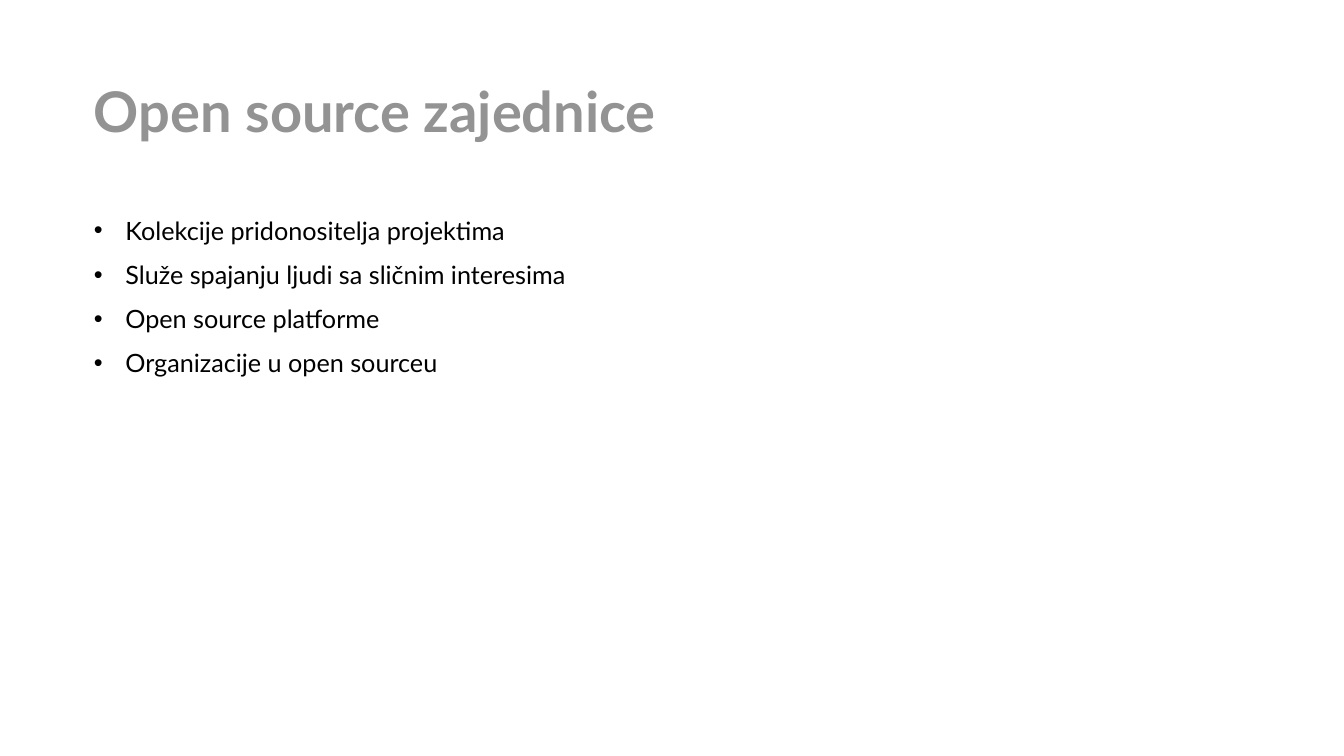
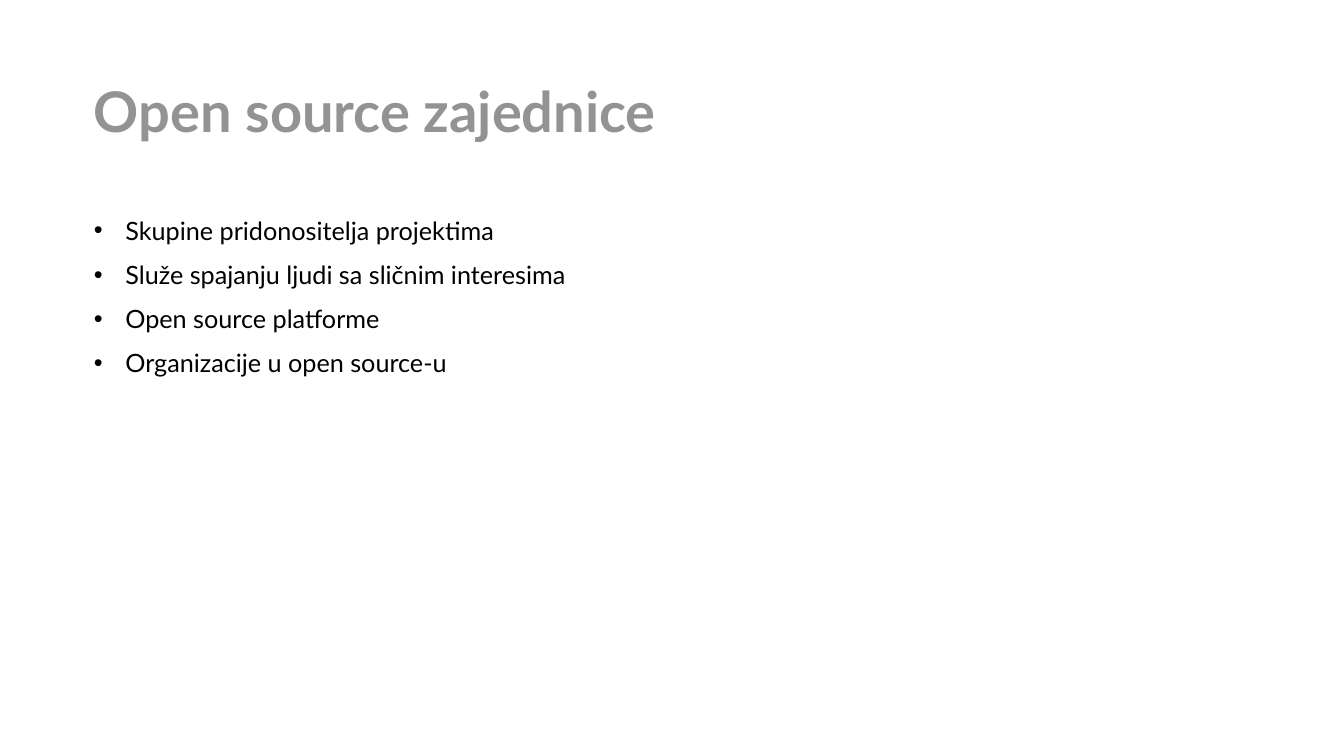
Before and after one commit to CvetkovskiIvor/ProgramskoInzenjerstvoSeminar, a slide deck: slide 5 of Open Source Prezentacija.pptx. Drawn at 1344x756 pixels with LibreOffice and Linux fonts; fonts in the diff are those of the drawing; background and template pictures are left out. Boxes give left, top, right and bottom in pixels: in the first picture for what was removed or moved away, otherwise in the second. Text is boxed around its words. In the diff, an @@ line names an element or a change of style, - is before the commit and + after.

```diff
--- a/Open Source Prezentacija.pptx
+++ b/Open Source Prezentacija.pptx
@@ text at [125,221,494,244]: text changed @@
-• Kolekcije pridonositelja projektima
+• Skupine pridonositelja projektima
@@ text at [125,353,446,377]: text changed @@
-• Organizacije u open sourceu
+• Organizacije u open source-u
```
Also in this commit, not shown: 24 other slides changed, 1 slide removed.
